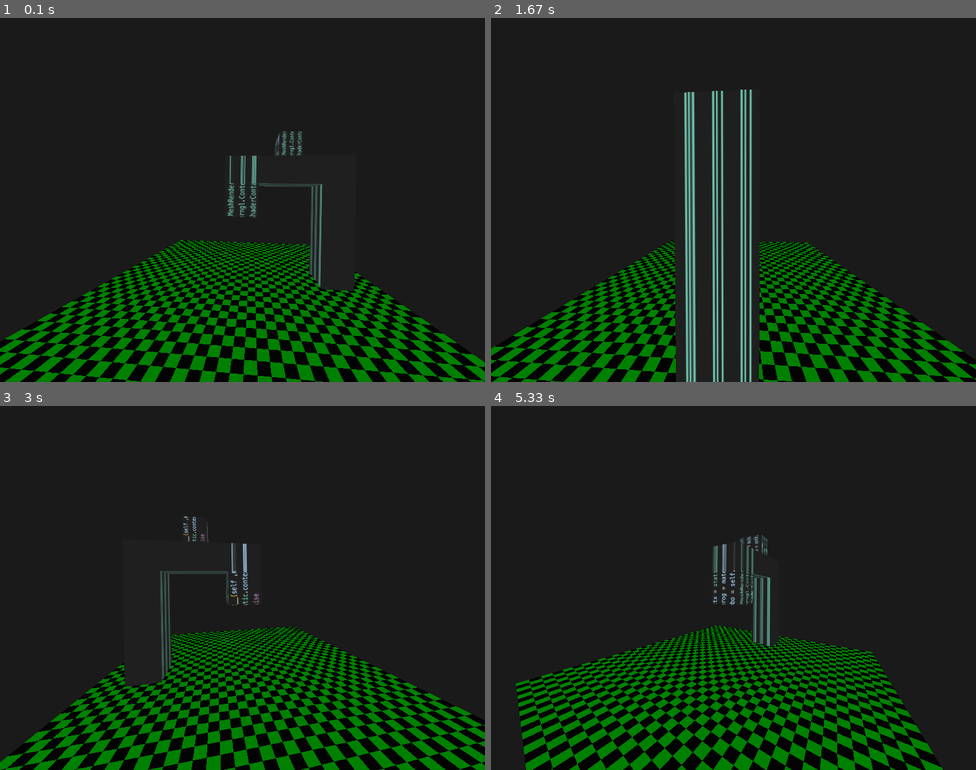
Above: before the commit, frames 1-4 (two rows, left to right).
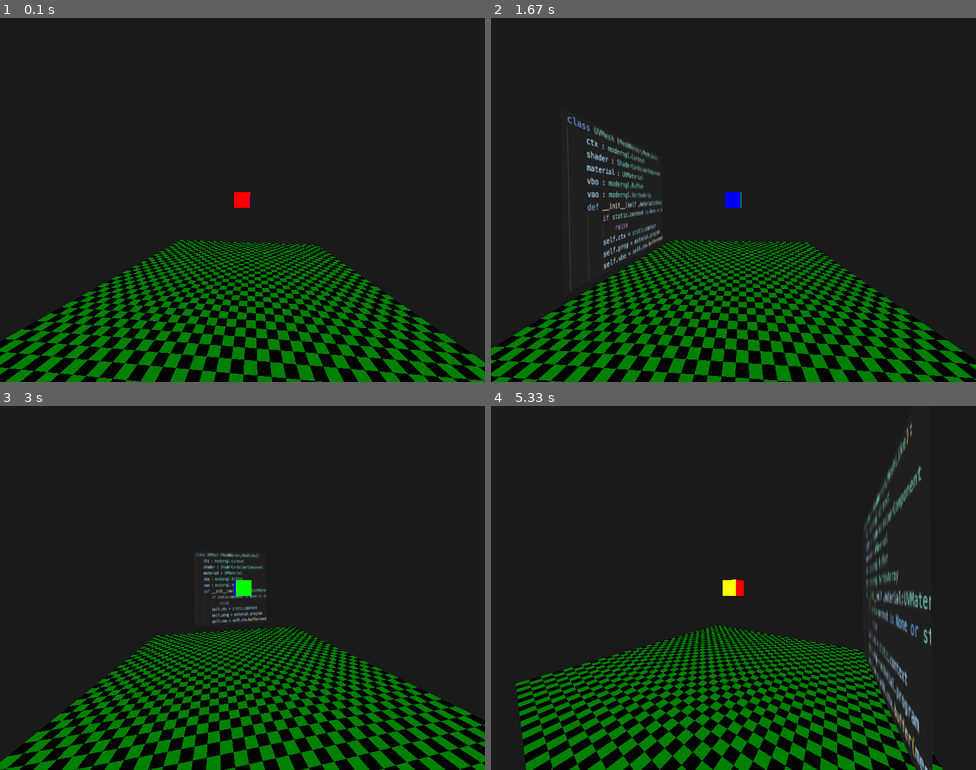
Above: after the commit, the same moments.

Repository: Oshota501/Pygame_Prog
Game: pygame game, started from main.py
Same seed, same stepped clock (60 frames per second), same inputs: the game is played once before the commit and once after it.
Inputs:
- Up to frame 1 (0.1 s): no input
- Up to frame 2 (1.67 s): no input
- Up to frame 3 (3 s): no input
- Up to frame 4 (5.33 s): no input

The runs differ from the first frame. In frame 1, 1.8% of the frame differs, in the area x 46-74%, y 31-75%; in frame 2, 11%, in the area x 14-56%, y 19-100%; in frame 3, 2.3%; in frame 4, 4.2%.

Commit message:
feat:custom polygon 実装

Diff:
--- /dev/null
+++ b/PyGame3d/Draw/meshmaker.py
@@ -0,0 +1,42 @@
+import numpy as np
+from PyGame3d.Draw.uvmesh import UVMaterial, UVMesh
+from PyGame3d.vector import Vector3
+
+class CreativeUVMesh (UVMesh) :
+    vert : list[Vector3]
+    uv : list[tuple[float,float]]
+    mesh_data : list[float]
+    def __init__(self, material: UVMaterial) -> None:
+        super().__init__(material, np.array([],dtype="f4"))
+        self.mesh_data = []
+        self.vert = []
+        self.uv = []
+    def add_vert (self,vert:Vector3,uv:tuple[float,float]) -> int :
+        """indexを返します。（頂点IDとなります。）"""
+        self.vert.append(vert)
+        self.uv.append(uv)
+        return len(self.vert)-1
+    def add_surface_polygon3v (self,vertex_id:tuple[int,int,int]) -> None :
+        for vi in vertex_id :
+            self.mesh_data.extend(self.vert[vi])
+            uv = self.uv[vi]
+            self.mesh_data.append(uv[0])
+            self.mesh_data.append(uv[1])
+    def set_polygon (self,vertex_id:list[int]) -> None :
+        for id in range(1,len(vertex_id)-1) :
+            self.add_surface_polygon3v((vertex_id[0],vertex_id[id],vertex_id[id+1]))
+    def set_squarea (self,size:Vector3=Vector3(1,1,1)) -> None :
+        surface:Vector3=Vector3(1,1,0)
+        v0 = self.add_vert(surface*size*Vector3(1,1,0),(0,1))
+        v1 = self.add_vert(surface*size*Vector3(1,-1,0),(0,0))
+        v2 = self.add_vert(surface*size*Vector3(-1,-1,0),(1,0))
+        v3 = self.add_vert(surface*size*Vector3(-1,1,0),(1,1))
+        self.set_polygon([v0,v1,v2,v3])
+    def create (self) -> None :
+        program = self.material.program
+        if len(self.mesh_data ) == 0 :
+            print("send buffur is empty")
+            return
+        self.vbo = self.ctx.buffer(np.array(self.mesh_data,dtype="f4").astype("f4").tobytes())
+        content = [(self.vbo, "3f 2f", "in_vert", "in_uv")]
+        self.vao = self.ctx.vertex_array(program, content)
--- a/PyGame3d/Draw/uvmesh.py
+++ b/PyGame3d/Draw/uvmesh.py
@@ -170,6 +170,9 @@
         self.material = material
 
         program = material.program
+        if len(mesh_data) == 0 :
+            print("Matrix cannot empty")
+        mesh_data = np.array([0,0,0,0,0,0,0,0,0,0,0,0,0,0,0],dtype="4f")
         self.vbo = self.ctx.buffer(mesh_data.astype("f4").tobytes())
         content = [(self.vbo, "3f 2f", "in_vert", "in_uv")]
         self.vao = self.ctx.vertex_array(program, content)
--- a/main.py
+++ b/main.py
@@ -1,9 +1,11 @@
 # include<>
 import PyGame3d
 import math
+from PyGame3d.Draw.meshmaker import CreativeUVMesh
+from PyGame3d.Draw.uvmesh import UVMaterial, UVTexture, UVTextureImage
 from PyGame3d.GameObject.Cube import Cube,Floor,CuttingBoad
 from PyGame3d.GameObject.obj import UVColorMesh_Sprite3D
-from PyGame3d.GameObject import GameContainer
+from PyGame3d.GameObject import GameContainer, Sprite3D
 from PyGame3d.vector import Vector3
 
 # おまじない
@@ -19,10 +21,21 @@
 useTextureObj = UVColorMesh_Sprite3D("./Assets/tex.png","./Assets/u.obj")
 game.stage.camera.position = Vector3(0,0,10)
 cutting = CuttingBoad("./Assets/tex.png")
+
+tex_wall = UVTextureImage(filepath="./Assets/tex.png")
+mat_wall = UVMaterial()
+mat_wall.add_texture(tex_wall,0)
+creative = CreativeUVMesh (mat_wall)
+creative.set_squarea()
+creative.create()
+c_obj = Sprite3D()
+c_obj.mesh = creative
+c_obj.scale *= 4
+c_obj.position = Vector3(0,0,7)
 # コンテナ定義
 container = GameContainer()
 # コンテナに追加
-container.add_children([useTextureObj,cube,floor,cutting])
+container.add_children([useTextureObj,cube,floor,cutting,c_obj])
 # stageに追加
 game.stage.add_child(container)
 # update関数定義
Not shown, changed: README.md
